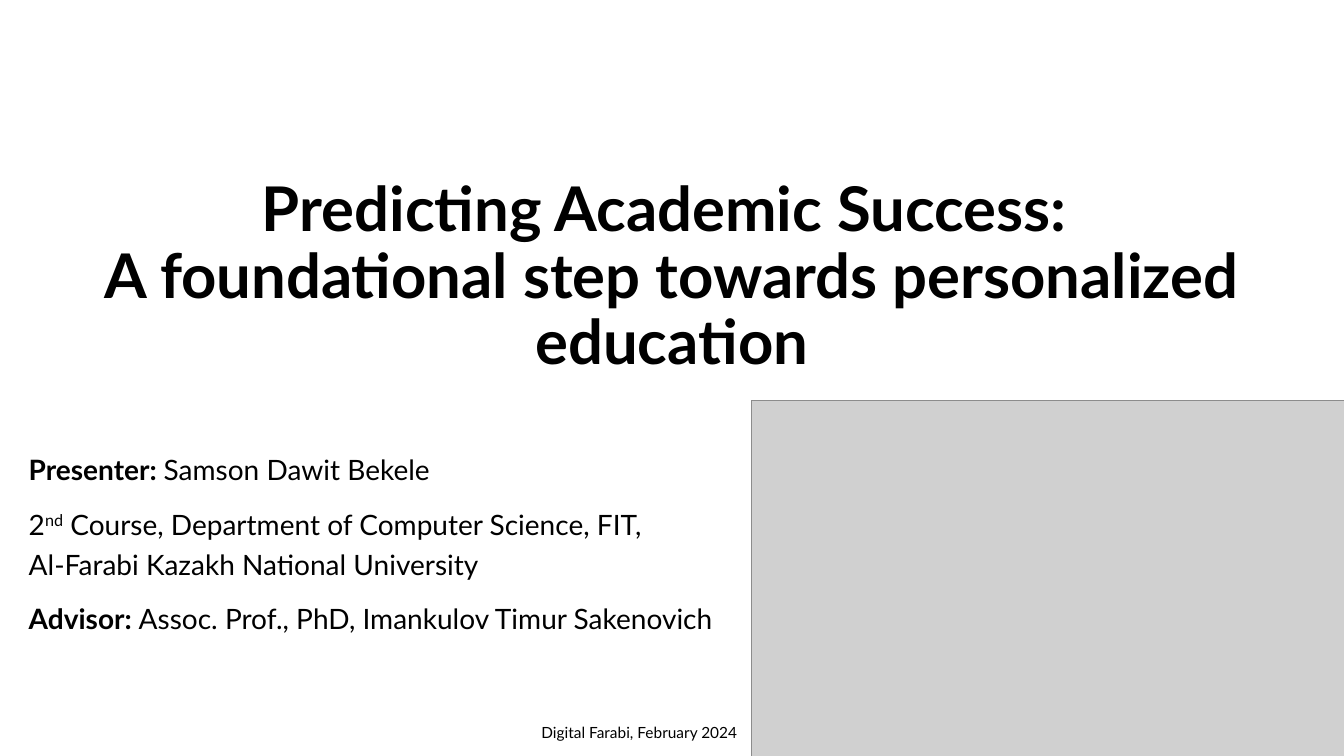
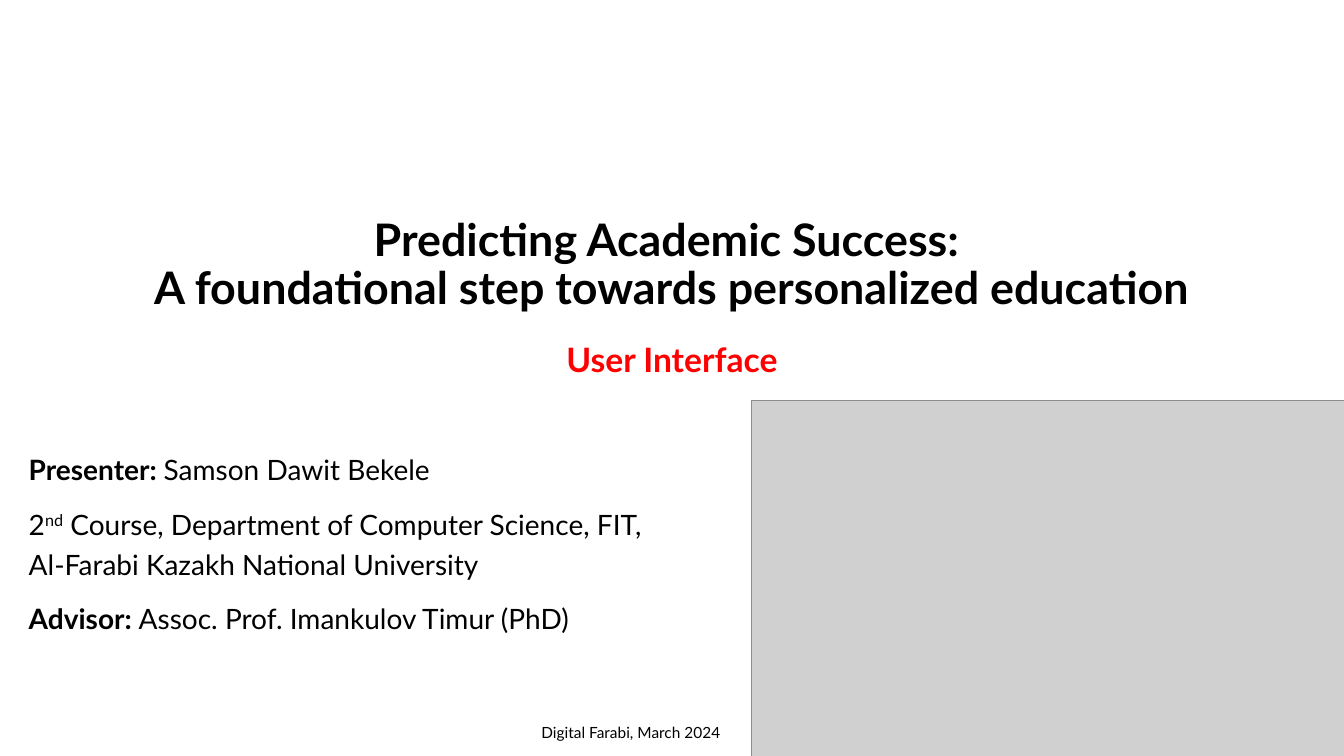
Before and after one commit to samsondawit/student-success, a slide deck: slide 1 of GUI/UI presentation.pptx. Drawn at 1344x756 pixels with LibreOffice and Linux fonts; fonts in the diff are those of the drawing; grey boxes stand for pictures. Boxes give left, top, right and bottom in pixels: in the first picture for what was removed or moved away, otherwise in the second. Text is boxed around its words. In the diff, an @@ line names an element or a change of style, - is before the commit and + after.

```diff
--- a/GUI/UI presentation.pptx
+++ b/GUI/UI presentation.pptx
@@ title "Predicting Academic Success: A foundational ...": place and size @@
-title "Predicting Academic Success: A foundational ..." at (104,185,1239,365)
+title "Predicting Academic Success: A foundational ..." at (154,222,1188,312)
@@ title "Predicting Academic Success: A foundational ..." at (154,222,1188,312): size 44 to 32 pt @@
@@ text added at (566,347,777,373), 24 pt, text #FF0000, bold @@
+User Interface
@@ subtitle at (29,607,569,633): text changed @@
-Advisor: Assoc. Prof., PhD, Imankulov Timur Sakenovich
+Advisor: Assoc. Prof. Imankulov Timur (PhD)
@@ text at (541,726,720,741): text changed @@
-Digital Farabi, February 2024
+Digital Farabi, March 2024
```
Also in this commit, not shown: 2 other slides changed, 5 slides added, 4 slides removed.
